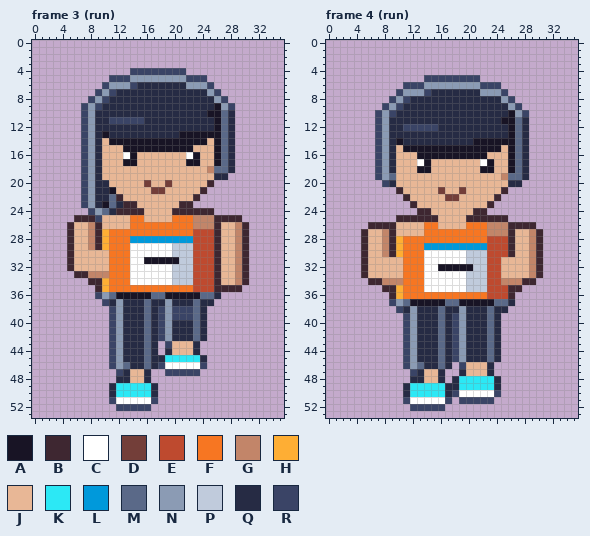
File history of a pixel-art file, art/depths/jogger@75.aseprite. The picture above is the old version.
36x54 pixels, 4 frames. Shown: frame 3 (run), frame 4 (run). The commit also changed other frames, which this record leaves out.
Palette (. is transparent): A #181425  B #3e2731  C #ffffff  D #733e39  E #be4a2f  F #f77622  G #c28569  H #feae34  J #e8b796  K #2ce8f5  L #0099db  M #5a6988  N #8b9bb4  P #c0cbdc  Q #262b44  R #3a4466
Pixels before, frame 3 (run), first column x 5:
 4 .........RRRRRRRR.........
 5 ......RRRNNNNNNNNRRR......
 6 .....RNNNRQQQQQQQNNNR.....
 7 ....RNRQQQQQQQQQQQQQNR....
 8 ...RNRQQQQQQQQQQQQQQQNR...
 9 ..RNRQQQQQQQQQQQQQQQQANR..
10 ..RNQQQQQQQQQQQQQQQQAAMQ..
11 ..RNQQRRRRRQQQQQQQQQQAMQ..
12 ..RNQQQQQQQQQQQQQQQQQAMQ..
13 ..RNQAQQQQQQQQQQAAAAAAMQ..
14 ..RNQJAAAAAAAAAAAAAAJAMQ..
15 ..RNQJJJAAAAAAAAAAJJJAMQ..
16 ..RNQJJJCAJJJJJJJCAJJAMQ..
17 ..RNQJJJAAJJJJJJJAAJJAMQ..
18 ..RNQJJJJJJJJJJJJJJJGMMQ..
19 ..RNQJJJJJJJJJJJJJJJJQQ...
20 ..RNQQJJJJJDJJDJJJJJB.....
21 ..RNQQAJJJJJDDJJJJJB......
22 ..RNQQMBJJJJJJJJJJB.......
23 ..RNQAMQBBJJJJJJBB........
24 ...RNMQBBBBJJJJBBBBBB.....
25 .BBBRJJJJFFJJJJFFFGGGBBBB.
26 BJJGBJJJJFFFFFFFFFGGGBJJGB
27 BJJGBHFFFFFFFFFFFFEEEBJJGB
28 BJJGBHFFFLLLLLLLLLEEEBJJGB
29 BJJGBHFFFCCCCCCPPPEEEBJJGB
30 BJJJJJFFFCCCCCCPPPEEEBJJGB
31 BJJJJJFFFCCAAAAAPPEEEBJJGB
32 BJJJJJFFFCCCCCCPPPEEEBJJGB
33 .BBGGGFFFCCCCCCPPPEEEBJJGB
34 ...BBHFFFCCCCCCPPPEEEBJJGB
35 ....BHFFFFFFFFFFFFEEEBBBB.
36 ....RNMAAAAAMMAAAAAMMQ....
37 .....RQNQQQMQQNQQQMQQ.....
38 ......RNQQQMQRNRRRMQ......
39 ......RNQQQMQRNRRRMQ......
40 ......RNQQQMQRNQQQMQ......
41 ......RNQQQMQRNQQQMQ......
42 ......RNQQQMQRNQQQMQ......
43 ......RNQQQMQ.RJJJQ.......
44 ......RNQQQMQ.QJJJQ.......
45 ......RNQQQMQQKKKKKQ......
46 ......RNMQQMQRCCCCCR......
47 .......RQJJQ..RRRRR.......
48 .......QQJJQ..............
49 ......QKKKKKQ.............
50 ......QKKKKKQ.............
51 ......RCCCCCR.............
52 .......RRRRR..............
Pixels before, frame 4 (run), first column x 5:
 5 .........RRRRRRRR.........
 6 ......RRRNNNNNNNNRRR......
 7 .....RNNNRQQQQQQQNNNR.....
 8 ....RNRQQQQQQQQQQQQQNR....
 9 ...RNRQQQQQQQQQQQQQQQNR...
10 ..RNRQQQQQQQQQQQQQQQQANR..
11 ..RNQQQQQQQQQQQQQQQQAAMQ..
12 ..RNQQRRRRRQQQQQQQQQQAMQ..
13 ..RNQQQQQQQQQQQQQQQQQAMQ..
14 ..RNQAQQQQQQQQQQAAAAAAMQ..
15 ..RNQJAAAAAAAAAAAAAAJAMQ..
16 ..RNQJJJAAAAAAAAAAJJJAMQ..
17 ..RNQJJJCAJJJJJJJCAJJAMQ..
18 ..RNQJJJAAJJJJJJJAAJJAMQ..
19 ..RNMJJJJJJJJJJJJJJJGMMQ..
20 ...RQJJJJJJJJJJJJJJJJQQ...
21 .....BJJJJJDJJDJJJJJB.....
22 ......BJJJJJDDJJJJJB......
23 .......BJJJJJJJJJJB.......
24 ........BBJJJJJJBB........
25 .....BBBBBBJJJJBBBBBB.....
26 .BBBBJJJJFFJJJJFFFGGGBBBB.
27 BJJGBJJJJFFFFFFFFFGGGBJJGB
28 BJJGBHFFFFFFFFFFFFEEEBJJGB
29 BJJGBHFFFLLLLLLLLLEEEBJJGB
30 BJJGBHFFFCCCCCCPPPEEEBJJGB
31 BJJJJJFFFCCCCCCPPPEEJJJJGB
32 BJJJJJFFFCCAAAAAPPEEJJJJGB
33 BJJJJJFFFCCCCCCPPPEEJJJJGB
34 .BBGGGFFFCCCCCCPPPEEGGGBB.
35 ...BBHFFFCCCCCCPPPEEEBB...
36 ....BHFFFFFFFFFFFFEEEB....
37 ....RNMAAAAAMMAAAAAMMQ....
38 .....RQNQQQMQQNQQQMQQ.....
39 ......RNQQQMQRNQQQMQ......
40 ......RNQQQMQRNQQQMQ......
41 ......RNQQQMQRNQQQMQ......
42 ......RNQQQMQRNQQQMQ......
43 ......RNQQQMQRNQQQMQ......
44 ......RNQQQMQRNQQQMQ......
45 ......RNQQQMQRNQQQMQ......
46 ......RNMQQMQ.RJJJQ.......
47 .......RQJJQ..QJJJQ.......
48 .......QQJJQ.QKKKKKQ......
49 ......QKKKKKQQKKKKKQ......
50 ......QKKKKKQRCCCCCR......
51 ......RCCCCCR.RRRRR.......
52 .......RRRRR..............
The result:
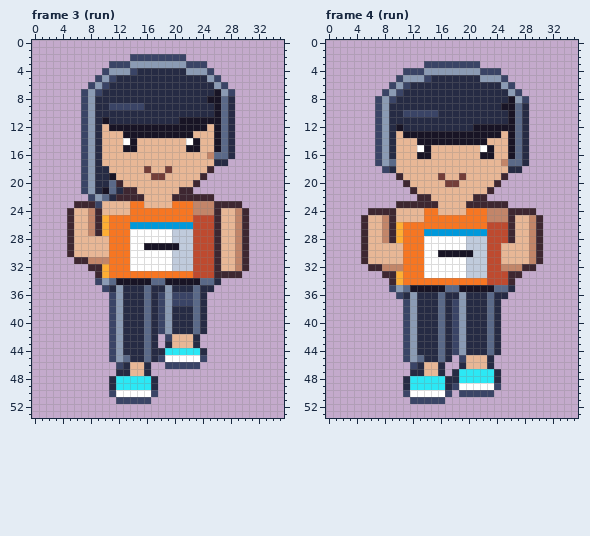
The exact change:
Changed rows in their new state; - is an unchanged pixel.
Frame 3 (run):
first column x 5:
 2 ---------RRRRRRRR---------
 3 ------RRRNNNNNNNNRRR------
 4 -----RNNN-QQQQQQQNNNR-----
 5 ----RN-QQQQQQQQQQQQQNR----
 6 ---RN-QQQQ-------QQQQNR---
 7 --RN-QQ-------------QANR--
 8 --RNQQ--------------AAMQ--
 9 ----Q-RRRRR-----------MQ--
10 --------------------Q-----
11 -----AQQQQQ-----AAAAA-----
12 -----JAAAAAAAAAAAAAAJ-----
13 -----JJJAAAAAAAA--JJJ-----
14 ------JJC-JJJJJJJC-J------
15 ----------JJJJJJJ-A-------
16 --------JJ-------JJ-GM----
17 --------JJ-------JJ--QQ.--
18 -----Q-----D--D-----B...--
19 -----QA-----DD-----B...---
20 ------MB---J--J---B..-----
21 -----AMQBB--JJ--BB..------
22 --.RNMQ-BBB----BBB-BB-----
23 -BBBRJJJJFF----FFFGGGBBBB-
24 BJJGBJJJJFFFFFFFFFGGGBJJGB
25 BJJGBHFFF--FFFF---EEE-JJGB
26 -----HFFFLLLLLLLLLEEE-----
27 ---------CCCCCCPPP--------
28 ---JJJ---CCCCCCPPP--------
29 ---JJJ-----AAAAA----------
31 .BBGGG-----CCCCP----------
32 ...BBH--------------------
33 -...BH---FFFFFFFFF----BBB.
34 ---.RNMAAAAAMMAAAAAMMQ....
35 ----.RQNQQQMQQNQQQMQQ....-
36 ----..RNQQQMQRNRRRMQ..----
37 -----.R------R-RRR--.-----
38 ---------------QQQ--------
39 ---------------QQQ--------
42 -------------.RJJJQ.------
43 --------------Q-----------
44 -------------QKKKKKQ------
45 --------M----RCCCCCR------
46 ------.RQJJQ..RRRRR.------
47 -------Q------.....-------
48 ------QKKKKKQ-------------
50 ------RCCCCCR-------------
51 ------.RRRRR.-------------
52 -------.....--------------
Frame 4 (run):
first column x 5:
 3 ---------RRRRRRRR---------
 4 ------RRRNNNNNNNNRRR------
 5 -----RNNN-QQQQQQQNNNR-----
 6 ----RN-QQQQQQQQQQQQQNR----
 7 ---RN-QQQQ-------QQQQNR---
 8 --RN-QQ-------------QANR--
 9 --RNQQ--------------AAMQ--
10 ----Q-RRRRR-----------MQ--
11 --------------------Q-----
12 -----AQQQQQ-----AAAAA-----
13 -----JAAAAAAAAAAAAAAJ-----
14 -----JJJAAAAAAAA--JJJ-----
15 ------JJC-JJJJJJJC-J------
16 ----------JJJJJJJ-A-------
17 ----M---JJ-------JJ-GM----
18 --.R----JJ-------JJ--QQ.--
19 --...B-----D--D-----B...--
20 ---...B-----DD-----B...---
21 -----..B---J--J---B..-----
22 ------..BB--JJ--BB..------
23 -----BB-BBB----BBB-BB-----
24 -BBBBJJJJFF----FFFGGGBBBB-
25 BJJGBJJJJFFFFFFFFFGGGBJJGB
26 BJJG-HFFF--FFFF---EEE-JJGB
27 -----HFFFLLLLLLLLLEEE-----
28 ---------CCCCCCPPP--------
29 ---JJJ---CCCCCCPPP--JJ----
30 ---JJJ-----AAAAA----JJ----
32 .BBGGG-----CCCCP----GGGBB.
33 ...BBH--------------EBB...
34 -...BH---FFFFFFFFF--EB...-
35 ---.RNMAAAAAMMAAAAAMMQ.---
36 ----.RQNQQQMQQNQQQMQQ.----
37 ----..RNQQQMQRNQQQMQ..----
38 -----.R------R------.-----
first column x 11:
45 --M----.RJJJQ.
46 .RQJJQ.-Q-----
47 -Q-----QKKKKKQ
48 QKKKKKQ-------
49 -------RCCCCCR
50 RCCCCCR.RRRRR.
51 .RRRRR.-.....-
52 -.....--------
Pixel boxes of the changes (left, top, right, bottom) in both pictures:
changed: (67, 54, 249, 411)
changed: (361, 61, 543, 313)
changed: (403, 355, 501, 411)
